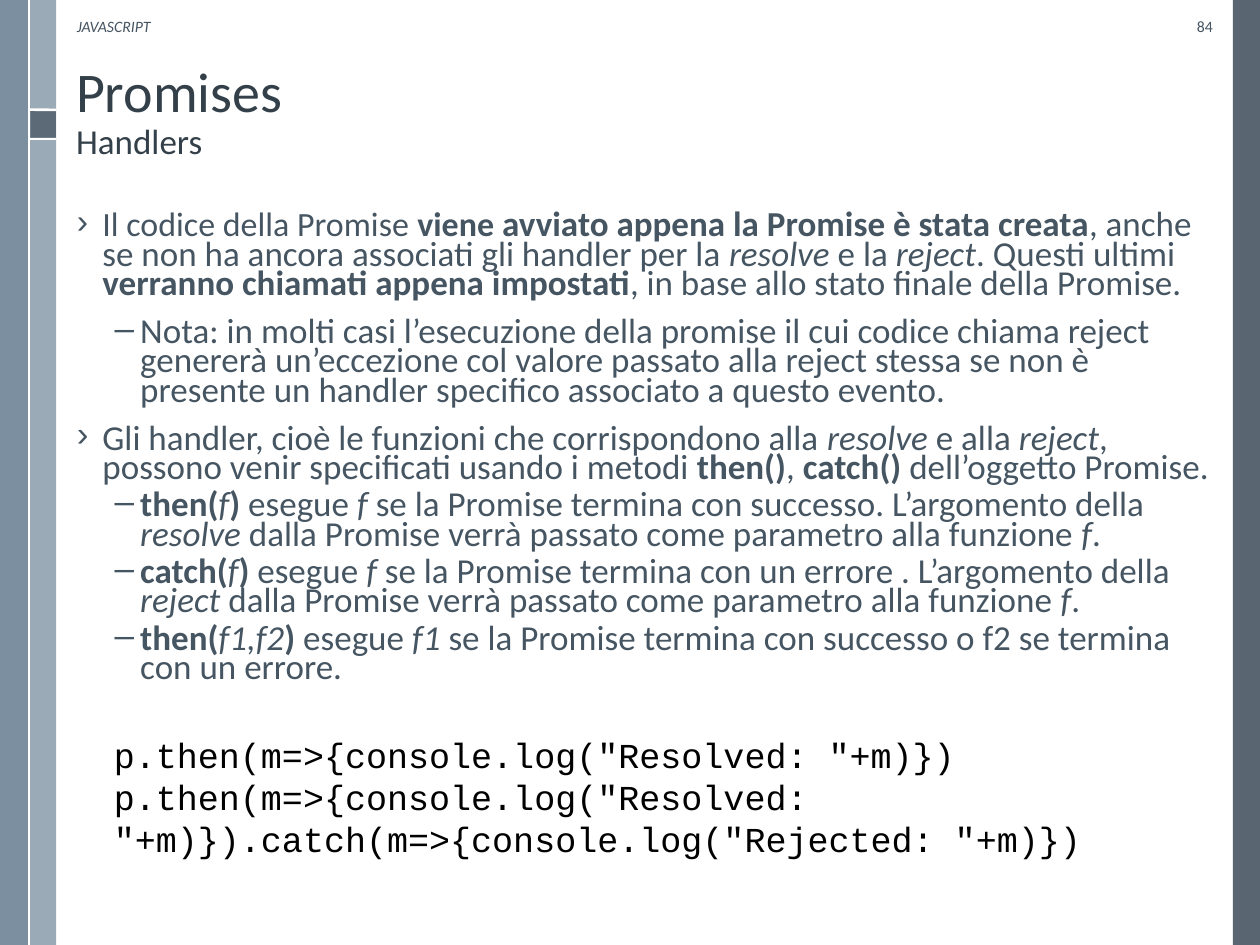
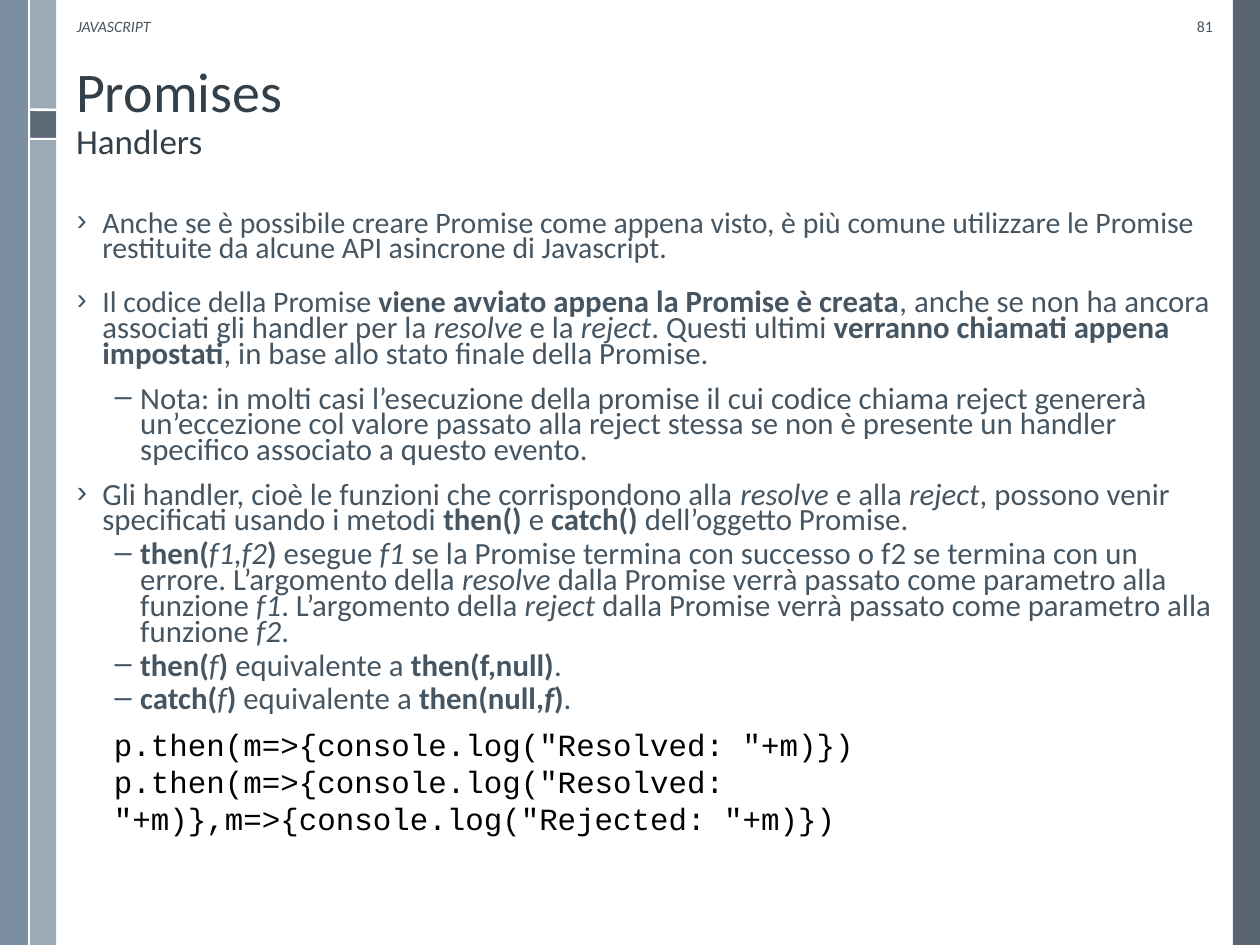
Before and after one commit to WebEngineering-Univaq/WE_Lecture_Slides, a slide deck: slide 81 of Javascript.pptx (slide 84 before the commit). Drawn at 1260x945 pixels with LibreOffice and Linux fonts; fonts in the diff are those of the drawing; background and template pictures are left out. Boxes give left, top, right and bottom in pixels: in the first picture for what was removed or moved away, otherwise in the second. Text is boxed around its words. In the diff, an @@ line names an element or a change of style, - is before the commit and + after.

Commit message:
Fixes to Javascript advanced slides

```diff
--- a/Javascript.pptx
+++ b/Javascript.pptx
@@ page number at [1197,21,1213,32]: text changed @@
-84
+81
@@ text at [102,212,1209,369]: text changed; size 20 to 17.6 pt @@
-› Il codice della Promise viene avviato appena la Promise è stata creata, anche se non ha ancora associati gli handler per la resolve e la reject. Questi ultimi verranno chiamati appena impostati, in base allo stato finale della Promise.
+› Anche se è possibile creare Promise come appena visto, è più comune utilizzare le Promise restituite da alcune API asincrone di Javascript.
+› Il codice della Promise viene avviato appena la Promise è creata, anche se non ha ancora associati gli handler per la resolve e la reject. Questi ultimi verranno chiamati appena impostati, in base allo stato finale della Promise.
@@ text at [140,387,1147,465]: size 20 to 17.6 pt in "Nota: in molti casi l’esecuzione della promise ..." @@
@@ text at [102,483,1211,837]: text changed; size 20 to 17.6 pt @@
-› Gli handler, cioè le funzioni che corrispondono alla resolve e alla reject, possono venir specificati usando i metodi then(), catch() dell’oggetto Promise.
-  – then(f) esegue f se la Promise termina con successo. L’argomento della resolve dalla Promise verrà passato come parametro alla funzione f.
-  – catch(f) esegue f se la Promise termina con un errore . L’argomento della reject dalla Promise verrà passato come parametro alla funzione f.
-  – then(f1,f2) esegue f1 se la Promise termina con successo o f2 se termina con un errore.
-p.then(m=>{console.log("Resolved: "+m)})
-p.then(m=>{console.log("Resolved: "+m)}).catch(m=>{console.log("Rejected: "+m)})
+› Gli handler, cioè le funzioni che corrispondono alla resolve e alla reject, possono venir specificati usando i metodi then() e catch() dell’oggetto Promise.
+  – then(f1,f2) esegue f1 se la Promise termina con successo o f2 se termina con un errore. L’argomento della resolve dalla Promise verrà passato come parametro alla funzione f1. L’argomento della reject dalla Promise verrà passato come parametro alla funzione f2.
+  – then(f) equivalente a then(f,null).
+  – catch(f) equivalente a then(null,f).
+p.then(m=>{console.log("Resolved: "+m)})
+p.then(m=>{console.log("Resolved: "+m)},m=>{console.log("Rejected: "+m)})
```
Also in this commit, not shown: 24 other slides changed, 1 other file.
